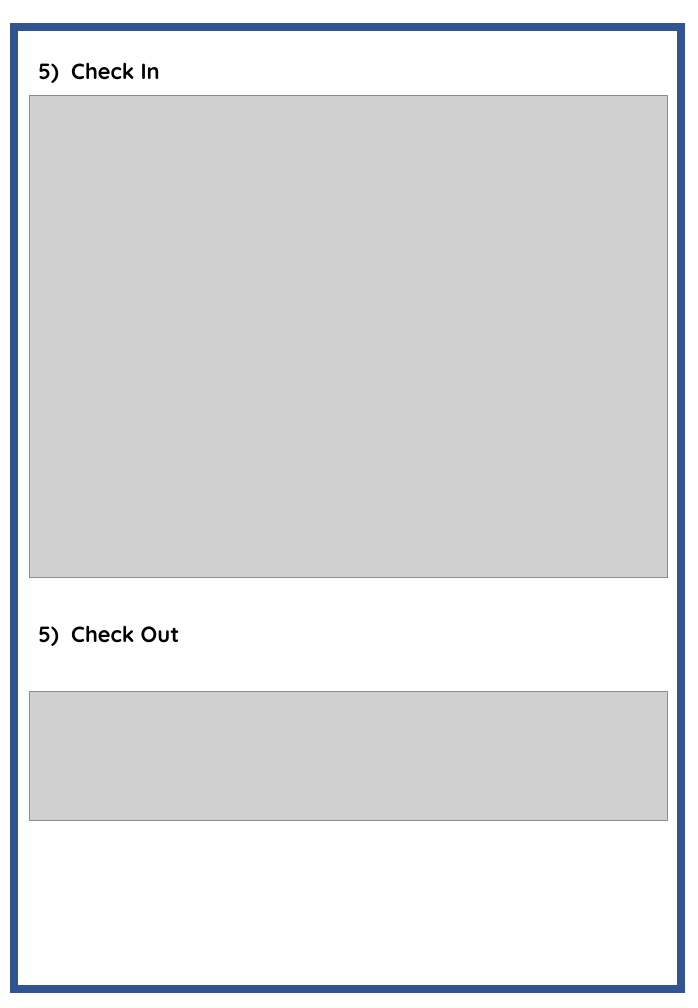
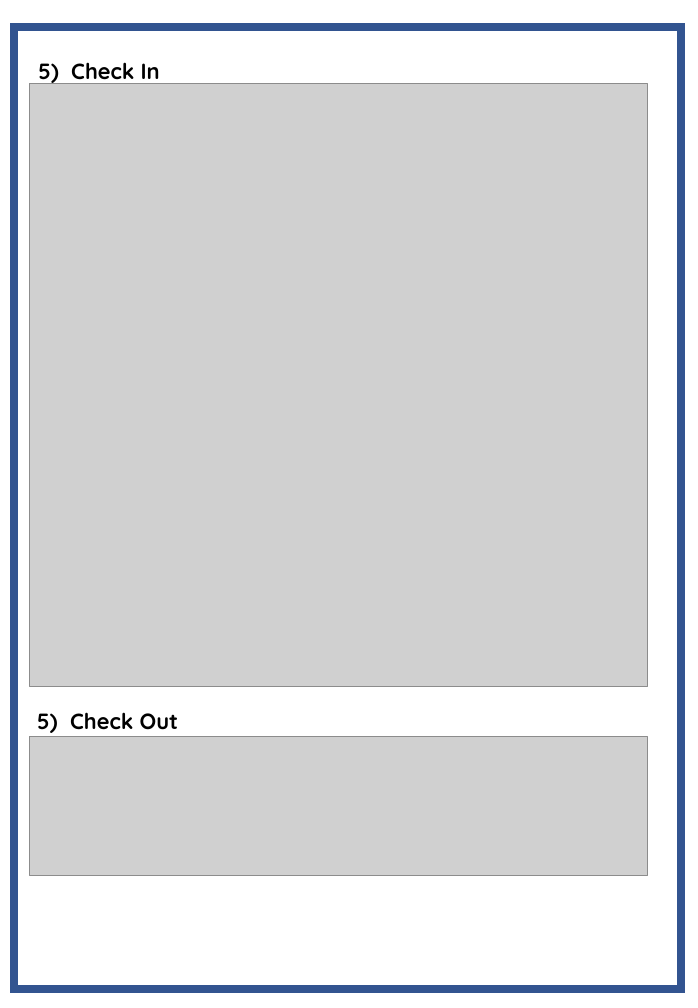
Before and after one commit to Agentgilspy/Hotel, a slide deck: slide 25 of Computer Project.pptx. Drawn at 698x1008 pixels with LibreOffice and Linux fonts; fonts in the diff are those of the drawing; grey boxes stand for pictures. Boxes give left, top, right and bottom in pixels: in the first picture for what was removed or moved away, otherwise in the second. Text is boxed around its words. In the diff, an @@ line names an element or a change of style, - is before the commit and + after.

```diff
--- a/Computer Project.pptx
+++ b/Computer Project.pptx
@@ picture: place and size @@
-picture at [29,96,667,578]
+picture at [29,84,647,687]
@@ text "5) Check Out": place and size @@
-text "5) Check Out" at [38,625,180,646]
+text "5) Check Out" at [37,712,179,733]
@@ picture removed at [29,691,667,821] @@
@@ picture added at [29,737,647,876] @@
```
Also in this commit, not shown: 13 other slides changed, 3 slides added, 2 slides removed.
